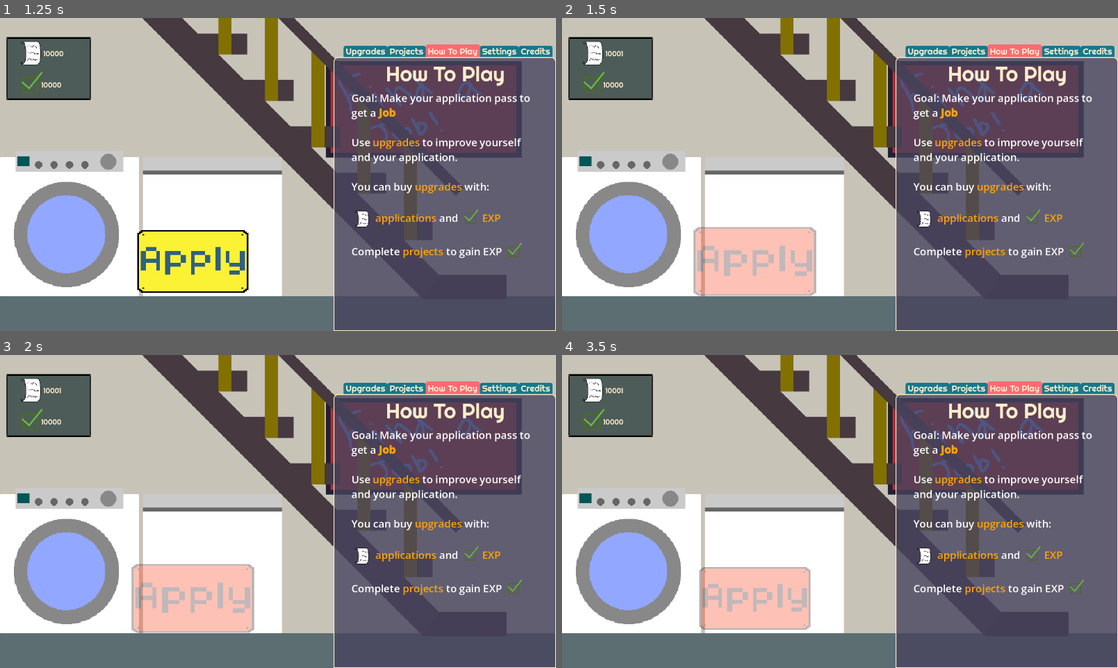
Above: before the commit, frames 1-4 (two rows, left to right).
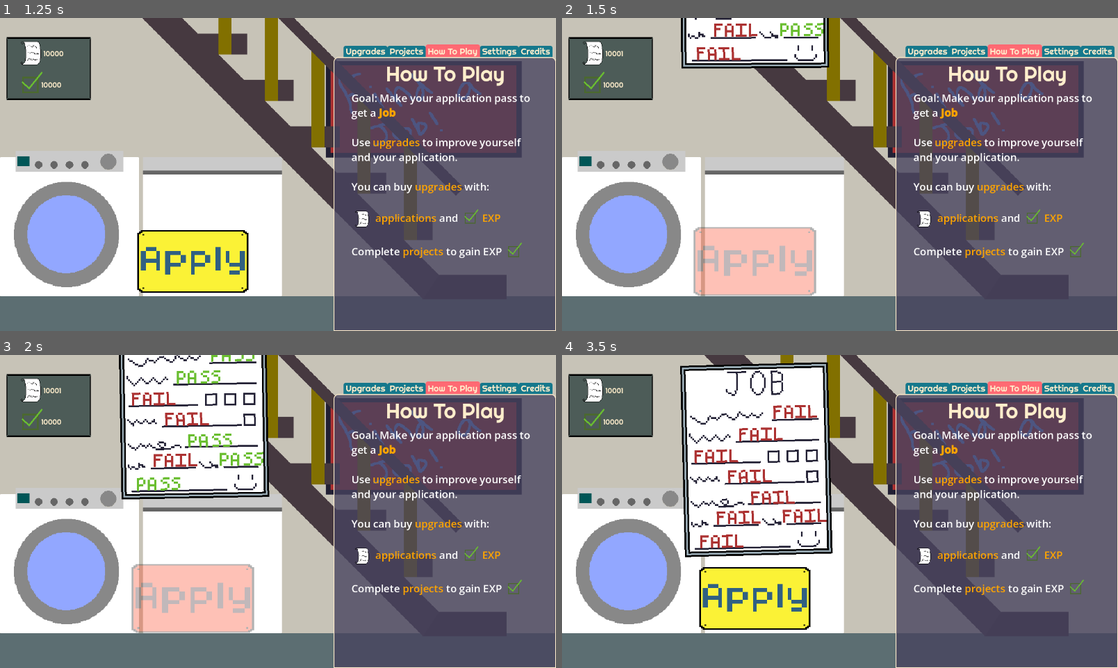
Above: after the commit, the same moments.

Repository: OrangePainting/in-this-economy
Game: Godot game, scene res://Scenes/main_menu.tscn
Same seed, same stepped clock (60 frames per second), same inputs: the game is played once before the commit and once after it.
Inputs (mouse positions are in pixels of both pictures, inside the frame that each line leads up to):
- Up to frame 1 (1.25 s): click "Start Game" at 0.5 s
- Up to frame 2 (1.5 s): click (756, 262) at 1.25 s
- Up to frame 3 (2 s): no input
- Up to frame 4 (3.5 s): move the mouse to (962, 495) at 2.02 s; move the mouse to (728, 527) at 2.77 s

Frame 1 is identical in both runs. In frame 2, 4.2% of the frame differs, in the area x 21-49%, y 0-17%; in frame 3, 12%; in frame 4, 18%, in the area x 21-49%, y 2-88%.
Error before the commit: Invalid access to property or key 'game_over' on a base object of type 'PackedScene'. (res://Scripts/main.gd:30)

Commit message:
Added new arc game
Krish Konda
22:46 06/23/26

Added new simple arc minigame for the projects section.

Diff:
--- /dev/null
+++ b/Scenes/arc_game_manager.tscn
@@ -0,0 +1,43 @@
+[gd_scene format=3 uid="uid://dbawuaicb6ihu"]
+
+[ext_resource type="Script" uid="uid://55brid25a01" path="res://Scripts/Projects/arc_game_manager.gd" id="1_qp6gg"]
+[ext_resource type="PackedScene" uid="uid://dx660pyvaki7f" path="res://Scenes/Projects/button.tscn" id="2_swxuq"]
+[ext_resource type="Theme" uid="uid://b3klx57slj0l3" path="res://Assets/UI/soft_retro/soft_retro/soft_retro.tres" id="3_swxuq"]
+
+[node name="ArcGameManager" type="Control" unique_id=222618028]
+layout_mode = 3
+anchors_preset = 15
+anchor_right = 1.0
+anchor_bottom = 1.0
+grow_horizontal = 2
+grow_vertical = 2
+script = ExtResource("1_qp6gg")
+
+[node name="TimeLabel" type="Label" parent="." unique_id=463690612]
+unique_name_in_owner = true
+layout_mode = 0
+offset_right = 40.0
+offset_bottom = 23.0
+theme_override_font_sizes/font_size = 20
+
+[node name="ActionButton" parent="." unique_id=1275348368 instance=ExtResource("2_swxuq")]
+unique_name_in_owner = true
+layout_mode = 0
+offset_left = 166.0
+offset_right = 314.0
+offset_bottom = 45.0
+
+[node name="InfoLabel" type="Label" parent="." unique_id=965753993]
+unique_name_in_owner = true
+layout_mode = 0
+offset_left = 431.0
+offset_right = 687.0
+offset_bottom = 142.0
+theme = ExtResource("3_swxuq")
+theme_override_font_sizes/font_size = 20
+text = "You are the blue circle.
+Click the button while inside the gaps to go toward the center."
+vertical_alignment = 1
+autowrap_mode = 2
+
+[connection signal="pressed" from="ActionButton" to="." method="_on_action_button_pressed"]
--- a/Scripts/Autoloads/global_data.gd
+++ b/Scripts/Autoloads/global_data.gd
@@ -117,12 +117,10 @@
 # Each Project has a timer for a set number of seconds to complete
 # - These projects are small minigames all with the theme of "spin to win"
 
-# - Project Idea: Player has to time a button press to move a character from one spot in a 5x5 grid to another spot in the grid
-# -- There is something that alternates between up, right, down, left, and the player has to time the button press to make the character move in that direction
-# -- There is some UI for the timer, grid, character, button, and spinner that spins between those 4 directions
-
 # - Project Idea: Player has to press a button to get through a set of arcs to a center position, where touching the arcs reset you
-# - You time the button press to go closer to the circle
-# - There is some UI for the goal, character, button, timer, and arcs
+# - There are n concentric circle arcs, and a goal at the center of all of them
+# - The arcs follow the path of the circles, so they loop around forever
+# - You time the button press to go to the next closest circle
+# - There is some UI for the goal, character, button, timer, and arcs, somewhat similar to the grid game project
 
 # Think of 2 other project ideas
--- /dev/null
+++ b/Scripts/Projects/arc_game_manager.gd
@@ -0,0 +1,102 @@
+extends Control
+
+signal project_completed
+
+const NUM_RINGS = 5
+const RING_GAP = 48.0
+const CENTER = Vector2.ONE * (NUM_RINGS * RING_GAP + 50)
+const GAP_DEG = 55.0
+const BASE_SPEED = 100.0
+const START_TIME = 30.0
+
+const COLORS = [
+	Color(0.95, 0.4, 0.4),
+	Color(0.95, 0.72, 0.72),
+	Color(0.4, 0.85, 0.4),
+	Color(0.4, 0.6, 0.95)]
+
+var player_ring: int = NUM_RINGS
+var ring_angles: Array[float] = []
+var ring_speeds: Array[float] = []
+var total_time: float = 0.0
+var last_display = -1.0
+var done: bool = false
+var flashing: bool = false
+
+@onready var time_label = %TimeLabel
+
+# Called when the node enters the scene tree for the first time.
+func _ready() -> void:
+	for i in NUM_RINGS:
+		ring_angles.append(randf_range(60.0, 300.0))
+		var speed = BASE_SPEED + i * 27.0
+		ring_speeds.append(speed if i % 2 == 0 else -speed) # alternating
+
+	%InfoLabel.position = Vector2.RIGHT * RING_GAP * (NUM_RINGS + 1) * 2
+	%ActionButton.position = %InfoLabel.position + Vector2.DOWN * (%InfoLabel.size.y + 20)
+
+# Called every frame. 'delta' is the elapsed time since the previous frame.
+func _process(delta: float) -> void:
+	if done: return
+	total_time += delta
+	for i in NUM_RINGS: ring_angles[i] = fmod(ring_angles[i] + ring_speeds[i] * delta + 360.0, 360.0)
+	queue_redraw()
+
+	var display = snappedf(START_TIME - total_time, 0.0)
+	if display != last_display:
+		last_display = display
+		time_label.text = "Time %.2f" % maxf(display, 0.0)
+
+	if START_TIME - total_time <= 0.0: done = true
+
+func _draw() -> void:
+	var inactive_ring_section = (NUM_RINGS + 0.5) * RING_GAP
+	draw_circle(CENTER, inactive_ring_section, Color(0.08, 0.08, 0.12))
+
+	for i in range(NUM_RINGS - 1, -1, -1):
+		var ring = float(i + 1) * RING_GAP
+		var color = COLORS[i % len(COLORS)]
+		if (i + 1) == player_ring and not done:
+			color = color.lightened(0.28)
+
+		var gap_start = deg_to_rad(ring_angles[i])
+		var gap_end = deg_to_rad(ring_angles[i] + GAP_DEG)
+		draw_arc(CENTER, ring, gap_end, gap_start + TAU, 80, color, 6.0, true)
+		draw_arc(CENTER, ring, gap_start, gap_end, 20, Color(color.r, color.g, color.b, 0.2), 6.0, true)
+
+	draw_line(CENTER, CENTER + Vector2(inactive_ring_section, 0.0), Color(1.0, 1.0, 1.0, 0.25), 2.0)
+
+	# Goal
+	draw_circle(CENTER, 14.0, Color.GOLD)
+	draw_circle(CENTER, 8.0, Color.DARK_GOLDENROD)
+
+	# Character
+	if not done and player_ring > 0:
+		var player_center = CENTER + Vector2(player_ring * RING_GAP, 0.0)
+		var player_color = Color(0.3, 0.7, 1.0) if not flashing else Color.RED
+		draw_circle(player_center, 10.0, player_color)
+		draw_circle(player_center, 6.0, player_color.lightened(0.4))
+
+func gap_at_zero(ring: int) -> bool:
+	var index = ring - 1
+	if index < 0 or index >= NUM_RINGS: return false
+	var gap_start = ring_angles[index]
+	var gap_end = fmod(gap_start + GAP_DEG, 360.0)
+	if gap_start <= gap_end: return 0.0 >= gap_start and 0.0 <= gap_end
+	return 0.0 >= gap_start or 0.0 <= gap_end
+
+func flash() -> void:
+	flashing = true
+	await get_tree().create_timer(0.25).timeout
+	flashing = false
+
+func _on_action_button_pressed() -> void:
+	if done: return
+	if gap_at_zero(player_ring):
+		player_ring -= 1
+		if player_ring <= 0:
+			done = true
+			project_completed.emit()
+	else:
+		player_ring = NUM_RINGS
+		flash()
--- a/Scripts/Projects/grid_game_manager.gd
+++ b/Scripts/Projects/grid_game_manager.gd
@@ -14,7 +14,7 @@
 
 const Spike = preload("res://Scenes/Projects/spike.tscn")
 var num_spikes: int
-var spikes = [Spike]
+var spikes: Array = []
 
 var starting_time = 30.0
 var last_display = -1.0
@@ -92,6 +92,8 @@
 			tween.tween_property(person, "modulate", Color.WHITE, 0.3)
 
 func on_game_completed() -> void:
+	GlobalData.experience += 20
+	GlobalData.currency_changed.emit()
 	project_completed.emit()
 
 # Called every frame. 'delta' is the elapsed time since the previous frame.
--- a/Scripts/main.gd
+++ b/Scripts/main.gd
@@ -1,9 +1,9 @@
 extends Node2D
 
 @onready var button = $SpinButton
-var documents: Array = [SpinnerDocument]
 
 const SpinnerDocument = preload("res://Scenes/spinner_document.tscn")
+var documents: Array = []
 
 # Called when the node enters the scene tree for the first time.
 func _ready() -> void:
--- a/Scripts/project_template.gd
+++ b/Scripts/project_template.gd
@@ -24,5 +24,8 @@
 func display_text(text: String) -> void:
 	%NameLabel.text = text
 
+func return_text() -> String:
+	return %NameLabel.text
+
 func _on_pressed() -> void:
 	pass # Replace with function body.
--- a/Scripts/projects.gd
+++ b/Scripts/projects.gd
@@ -2,19 +2,35 @@
 
 const ProjectButton = preload("res://Scenes/project_template.tscn")
 const GridGame = preload("res://Scenes/Projects/grid_game_manager.tscn")
+const ArcGame = preload("res://Scenes/arc_game_manager.tscn")
 var overlay: CanvasLayer
 
 # Called when the node enters the scene tree for the first time.
 func _ready() -> void:
-	var button = ProjectButton.instantiate()
-	button.display_text("Grid Spin")
-	button.pressed.connect(func(): launch_grid_game(button))
-	add_child(button)
-	button.setup_timer(10)
+	var button1 = ProjectButton.instantiate()
+	button1.display_text("Grid Spin")
+	button1.pressed.connect(func(): launch_grid_game(button1))
+	add_child(button1)
+	button1.setup_timer(10)
+
+	var button2 = ProjectButton.instantiate()
+	button2.display_text("Arc Spin")
+	button2.pressed.connect(func(): launch_arc_game(button2))
+	add_child(button2)
+	button2.setup_timer(15)
 
 
 func launch_grid_game(button) -> void:
 	if overlay: return
+	open_overlay(button, GridGame.instantiate(), func(): close())
+
+func launch_arc_game(button) -> void:
+	if overlay: return
+	var game = ArcGame.instantiate()
+	game.project_completed.connect(on_arc_completed)
+	open_overlay(button, game, func(): close())
+
+func open_overlay(button, game: Control, close_function) -> void:
 	overlay = CanvasLayer.new()
 	overlay.layer = 10
 	get_tree().root.add_child(overlay)
@@ -27,21 +43,25 @@
 	var close_button = Button.new()
 	close_button.text = "Close"
 	close_button.position = Vector2(10, 10)
-	close_button.pressed.connect(close)
+	close_button.pressed.connect(close_function)
 	overlay.add_child(close_button)
 
-	var game: Control = GridGame.instantiate()
 	game.position = Vector2(50, 60)
-	game.project_completed.connect(close)
+	game.project_completed.connect(close_function)
 	overlay.add_child(game)
 
 	button.queue_free()
 
+func on_arc_completed() -> void:
+	GlobalData.experience += 20
+	GlobalData.currency_changed.emit()
+	close()
 
 func close() -> void:
 	if overlay:
 		overlay.queue_free()
 		overlay = null # just in case
+
 		# Add experience gain here
 
 # Called every frame. 'delta' is the elapsed time since the previous frame.
--- a/Scripts/spinner_document.gd
+++ b/Scripts/spinner_document.gd
@@ -3,7 +3,7 @@
 signal game_over
 
 const Result = preload("res://Scenes/result.tscn")
-var result_nodes: Array = [Result]
+var result_nodes: Array = []
 
 @export var button: TextureButton
 
Not shown, added: Scripts/Projects/arc_game_manager.gd.uid
